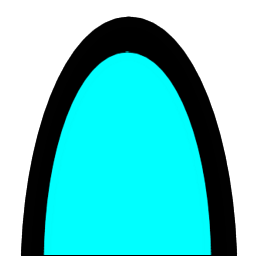
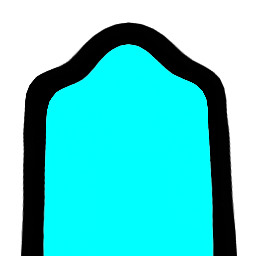
Layers edited between the first and the second 256x256 image:
removed layer "Layer 4(pasted)" over [20,16,238,256]
removed layer "Layer 2" over [20,16,238,256]
added layer "Inner" above "Innerbackground" over [20,16,238,256]
added layer "Innerbackground" above "Outer" over [20,16,238,256]
added layer "Outer" over [20,16,238,256]
